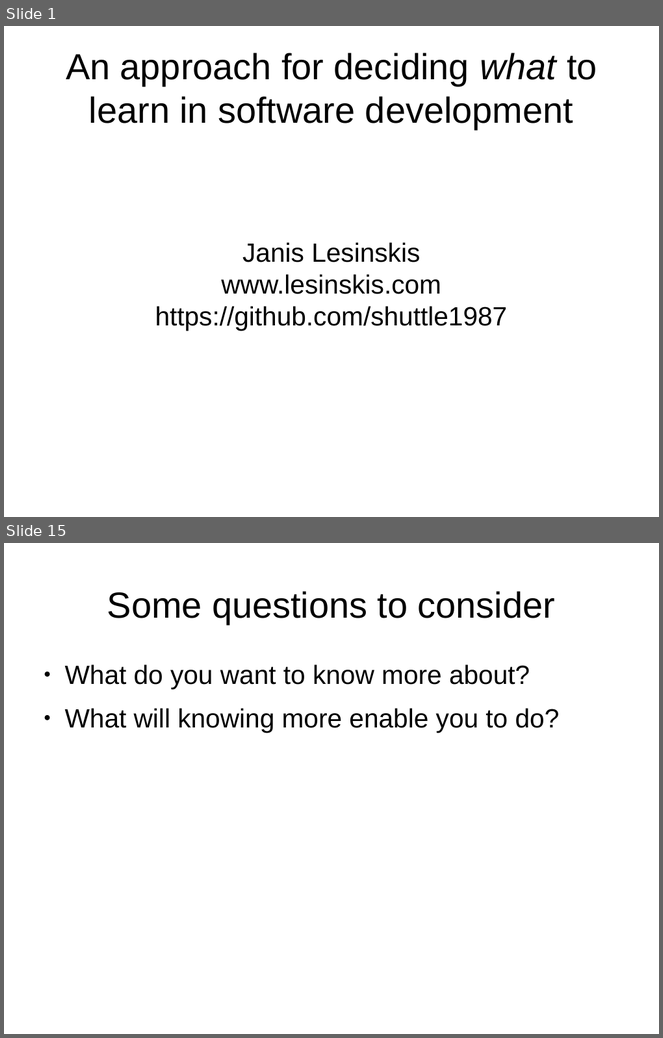
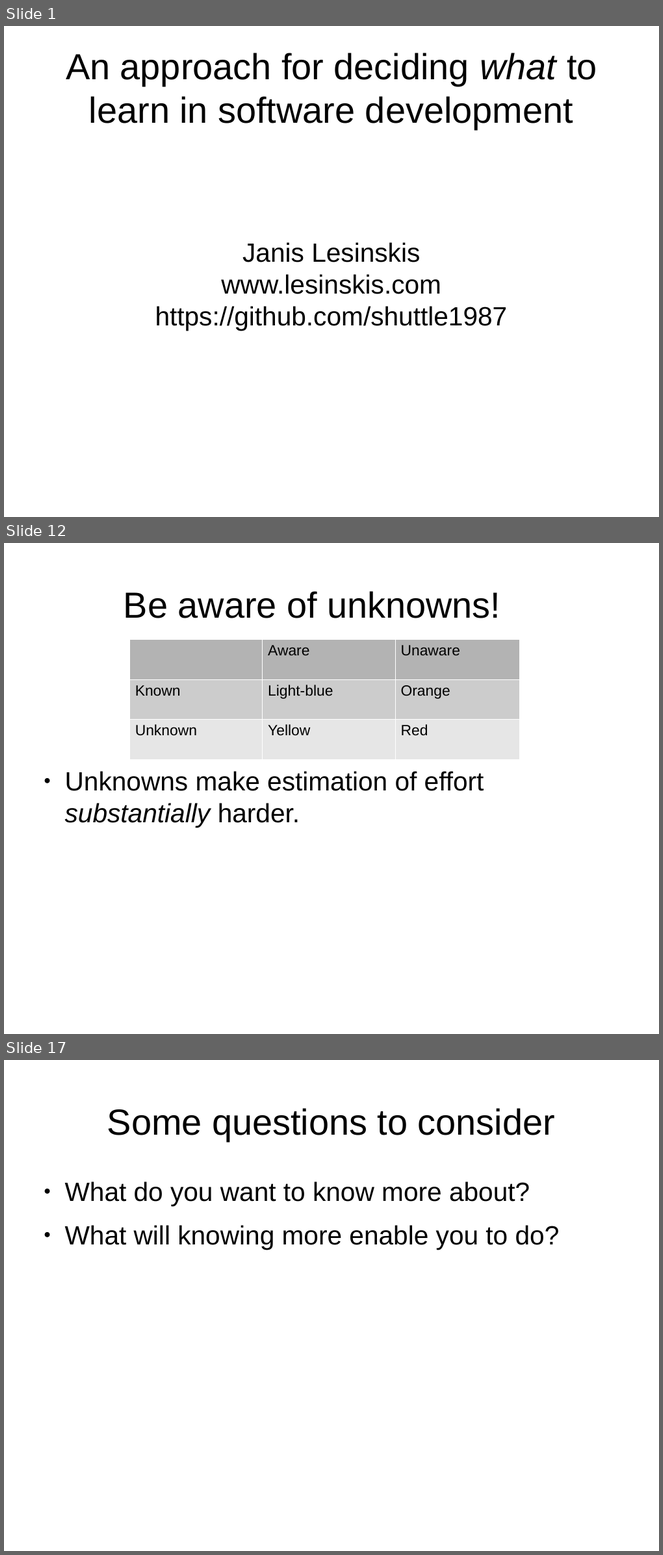
Before and after one commit to shuttle1987/CompCon2016, a slide deck: Slides.odp. Shown one above the other, each under a label of ours: slides 1 and 15 before the commit, slides 1, 12 and 17 after it; the slides between them are not shown. The pictures are 663x1038 and 663x1555 pixels, drawn with LibreOffice and Linux fonts; fonts in the diff are those of the drawing. Boxes give left, top, right and bottom in pixels: in the first picture for what was removed or moved away, otherwise in the second. Text is boxed around its words. In the diff, an @@ line names an element or a change of style, - is before the commit and + after.

```diff
--- a/Slides.odp
+++ b/Slides.odp
@@ slide 12 added at bbox=[4, 543, 659, 1034], background #FFFFFF @@
@@ title added at bbox=[124, 591, 501, 618], 44 pt, text #000000 @@
+Be aware of unknowns!
@@ table added at bbox=[129, 639, 520, 759], 3 rows, 3 columns @@
+ | Aware | Unaware
+Known | Light-blue | Orange
+Unknown | Yellow | Red
@@ text added at bbox=[65, 771, 484, 828], 32 pt, text #000000 @@
+● Unknowns make estimation of effort substantially harder.
@@ what was slide 15 is now slide 17 @@
```
Also in this commit, not shown: 5 slides changed, 7 other slides added, 6 slides removed.
